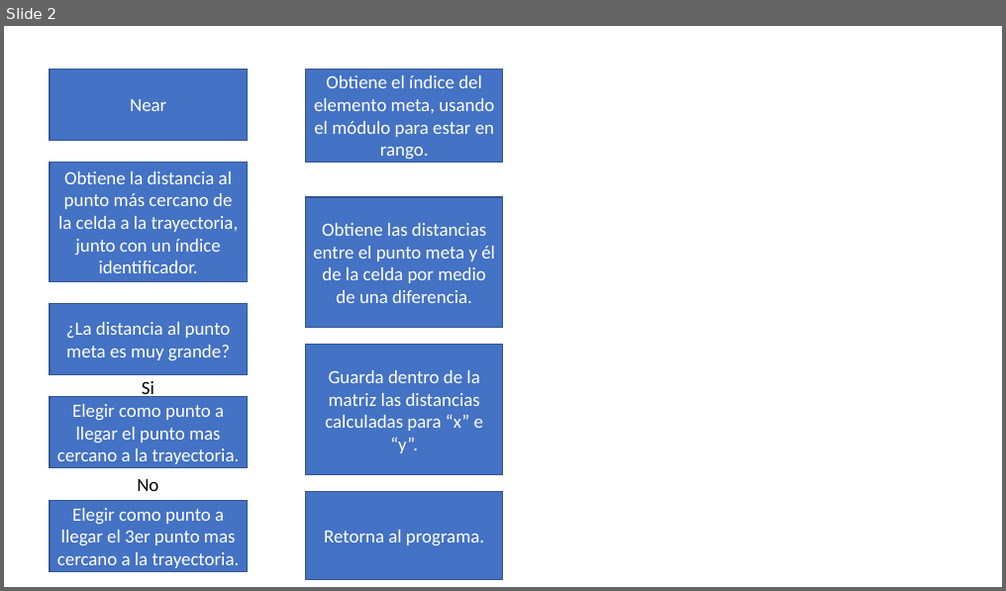
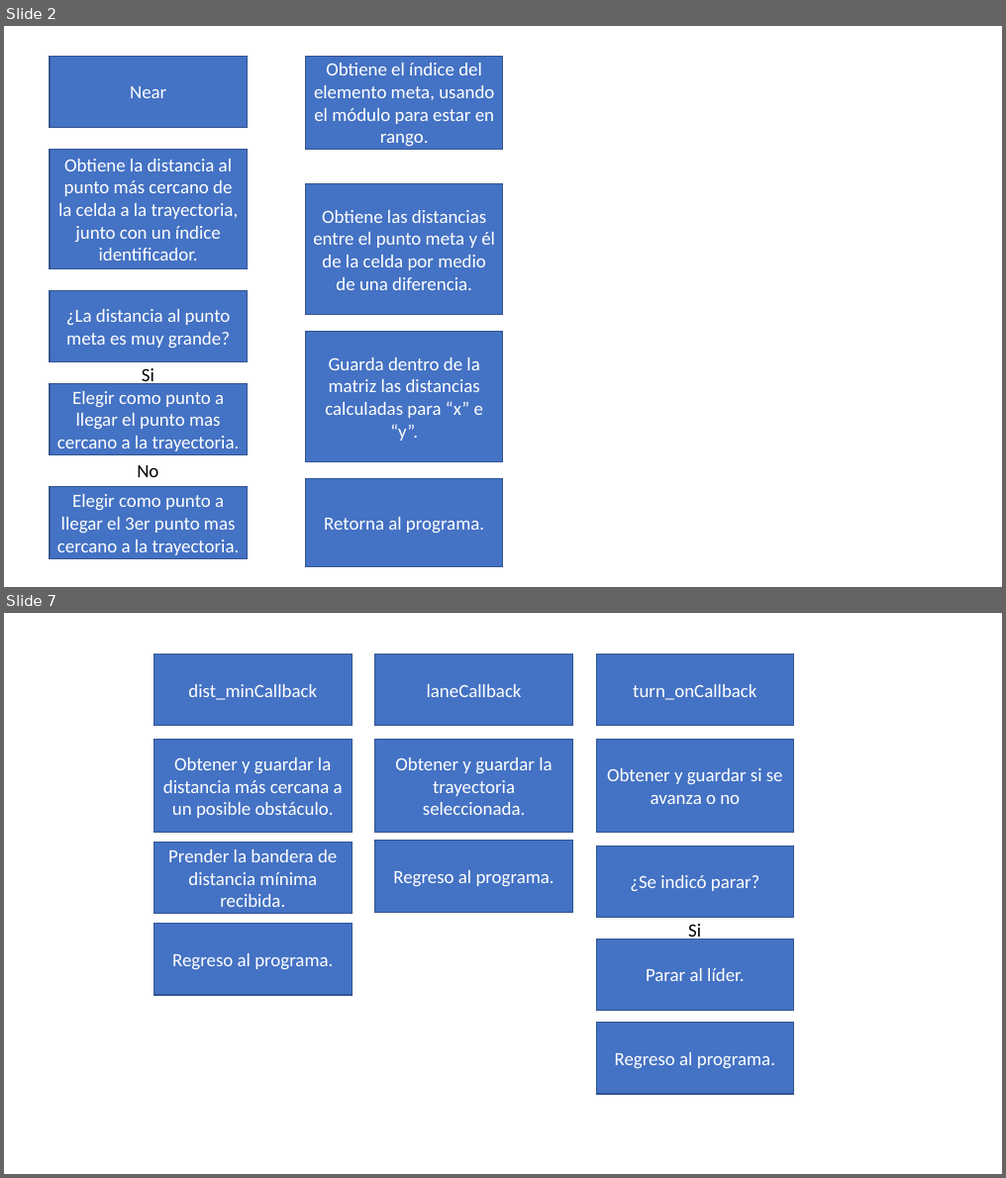
Before and after one commit to lfzarazuaa/Tesis_Lider_Seguidor, a slide deck: Diagramas_de_flujo.pptx. Shown one above the other, each under a label of ours: slide 2 before the commit, slides 2 and 7 after it; the slides between them are not shown. The pictures are 1006x591 and 1006x1178 pixels, drawn with LibreOffice and Linux fonts; fonts in the diff are those of the drawing. Boxes give left, top, right and bottom in pixels: in the first picture for what was removed or moved away, otherwise in the second. Text is boxed around its words. In the diff, an @@ line names an element or a change of style, - is before the commit and + after.

```diff
--- a/Diagramas_de_flujo.pptx
+++ b/Diagramas_de_flujo.pptx
@@ slide 7 added at (4, 613, 1002, 1174), background #FFFFFF @@
@@ rectangle added at (154, 655, 352, 726), fill #4472C4, outline #325491 1 pt, 18 pt, text #FFFFFF @@
+dist_minCallback
@@ rectangle added at (375, 655, 573, 726), fill #4472C4, outline #325491 1 pt, 18 pt, text #FFFFFF @@
+laneCallback
@@ rectangle added at (596, 655, 794, 726), fill #4472C4, outline #325491 1 pt, 18 pt, text #FFFFFF @@
+turn_onCallback
@@ rectangle added at (154, 740, 352, 833), fill #4472C4, outline #325491 1 pt, 18 pt, text #FFFFFF @@
+Obtener y guardar la distancia más cercana a un posible obstáculo.
@@ rectangle added at (375, 740, 573, 833), fill #4472C4, outline #325491 1 pt, 18 pt, text #FFFFFF @@
+Obtener y guardar la trayectoria seleccionada.
@@ rectangle added at (596, 740, 794, 833), fill #4472C4, outline #325491 1 pt, 18 pt, text #FFFFFF @@
+Obtener y guardar si se avanza o no
@@ rectangle added at (154, 842, 352, 914), fill #4472C4, outline #325491 1 pt, 18 pt, text #FFFFFF @@
+Prender la bandera de distancia mínima recibida.
@@ rectangle added at (375, 841, 573, 912), fill #4472C4, outline #325491 1 pt, 18 pt, text #FFFFFF @@
+Regreso al programa.
@@ rectangle added at (596, 846, 794, 918), fill #4472C4, outline #325491 1 pt, 18 pt, text #FFFFFF @@
+¿Se indicó parar?
@@ rectangle added at (154, 924, 352, 995), fill #4472C4, outline #325491 1 pt, 18 pt, text #FFFFFF @@
+Regreso al programa.
@@ rectangle added at (596, 939, 794, 1011), fill #4472C4, outline #325491 1 pt, 18 pt, text #FFFFFF @@
+Parar al líder.
@@ text added at (688, 924, 701, 942), 18 pt, text #000000 @@
+Si
@@ rectangle added at (596, 1023, 794, 1094), fill #4472C4, outline #325491 1 pt, 18 pt, text #FFFFFF @@
+Regreso al programa.
@@ slide 2 changed as well @@
@@ 9 rectangles, 2 texts: place and size @@
-9 rectangles, 2 texts at (50, 69, 503, 580)
+9 rectangles, 2 texts at (50, 56, 503, 568)
```
Also in this commit, not shown: 1 other slide changed, 7 other slides added, 1 slide removed.
